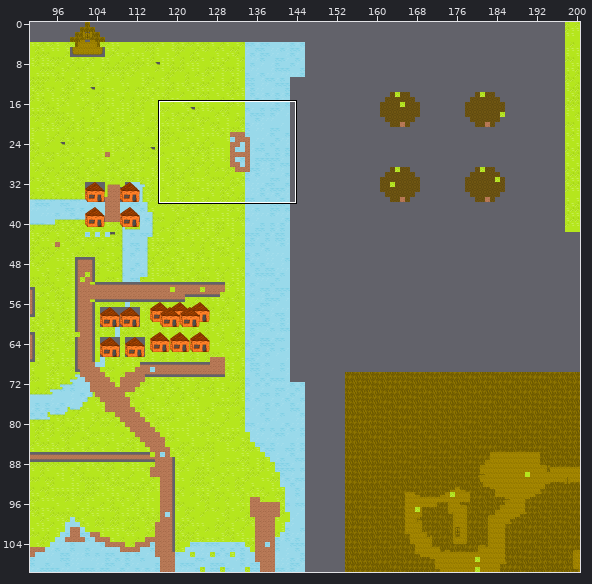
Tiled map, stored at maps/lvl1.tmx. The picture above shows the old version from afar; the outline marks the close-up.
Close-up. The starting point:
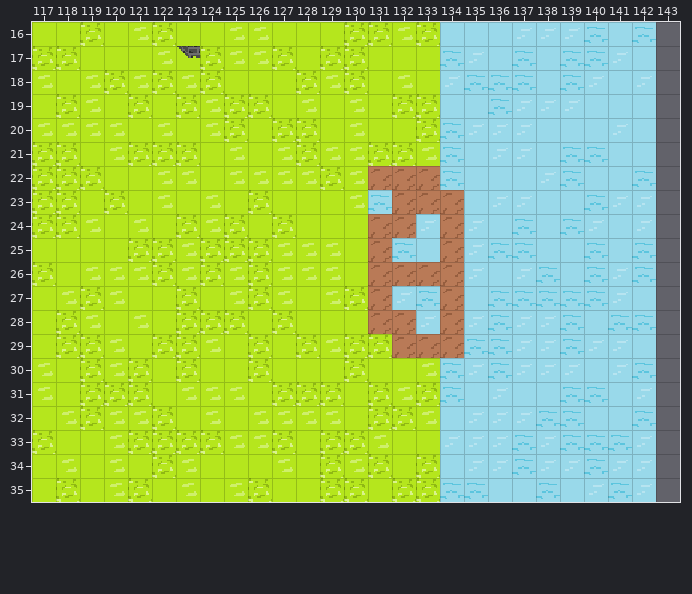
Cells are 16x16 px. Shown: x 117..143, y 16..35. The commit also changed other parts of the map, which this record leaves out.
After the commit:
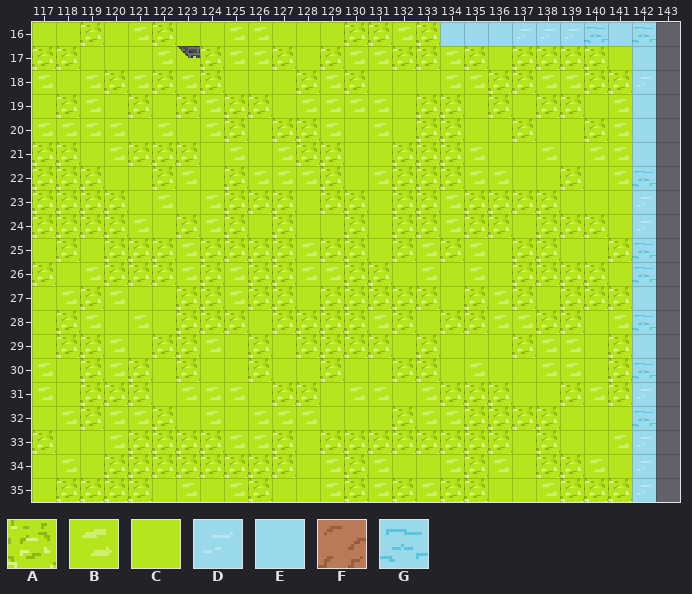
Key: from "tiles": A 1, B 2, C 3, D 5, E 6; from "tiles2": F 0, G 4.
_ is an empty cell, # one hidden under a higher layer.
Tiles replaced or removed in this view: A, B, C, D, E, F, G.
Change:
Changed rows in their new state; . is an unchanged cell.
Layer "staticObjects":
first column x 129:
17 .BBAABACAAAAC
18 ...C.BBAABBAA
19 B.BC.#CAC#ACB
20 BCB..#CC#CCAB
21 #CC.##BCCBCBB
22 .CBA##BBCCACB
23 ##C##B##A#CCC
24 ..CAAB##C#AAC
25 A#CABABC##CCA
26 ..#CBCBC##AAC
27 A.##ACABACAAA
28 A#BACAABBAACB
29 #..CACCCABBCA
30 #C.AACBCCBBCA
31 CBBCBAA#CCABA
32 C.C..BA###CCC
33 ..AA####C#CCB
34 BAB.CB#BC##BC
35 B.B.B##CCB#AA
Layer "gameObjects":
first column x 118:
19 ................A...A.
20 ................A..A..
21 ...........A...AA.....
22 ....A..A.......AA.....
23 .A.....A.A.AA.AA.AA.A.
24 .AA.........A....AA.A.
25 A.A......A..A......AA.
26 ..AA.....A..AA.....AA.
27 ......A..A...AA.......
28 ..........A.A.........
29 ...........A..........
30 ...........A..........
31 ..................A...
32 ..................AAA.
33 ...............AAAA.A.
34 ..AA.AAAAA.......A..AA
35 .AA.............AA...A
